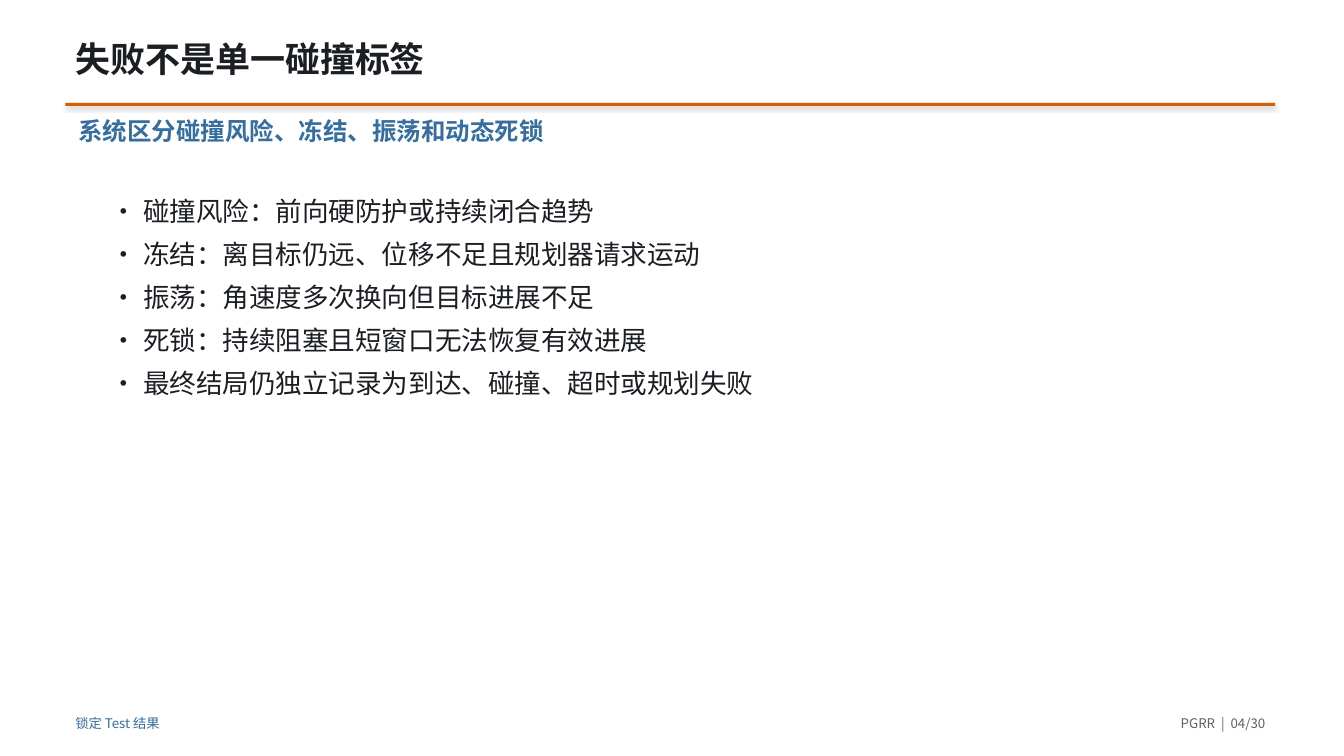
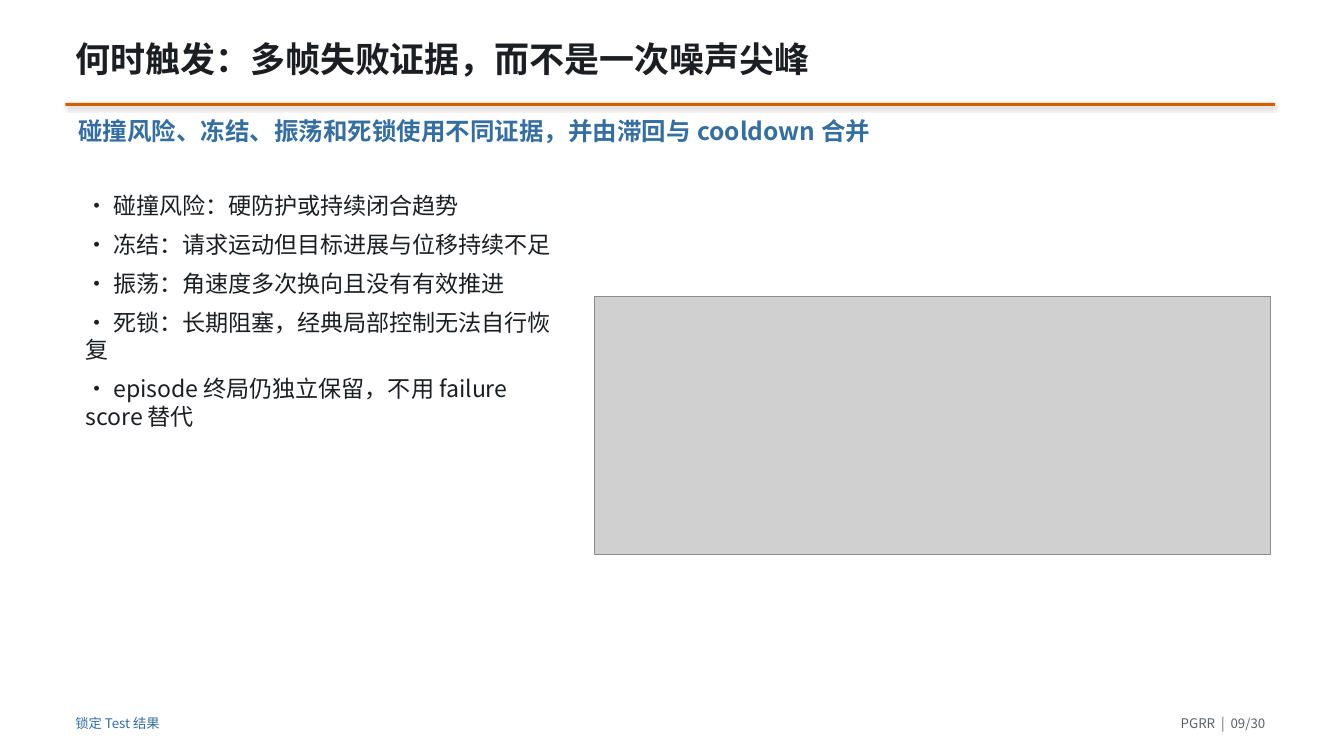
Before and after one commit to CC-robotics/PGRR, a slide deck: slide 9 of presentation/PGRR_report_zh.pptx (slide 4 before the commit). Drawn at 1344x756 pixels with LibreOffice and Linux fonts; fonts in the diff are those of the drawing; grey boxes stand for pictures. Boxes give left, top, right and bottom in pixels: in the first picture for what was removed or moved away, otherwise in the second. Text is boxed around its words. In the diff, an @@ line names an element or a change of style, - is before the commit and + after.

```diff
--- a/presentation/PGRR_report_zh.pptx
+++ b/presentation/PGRR_report_zh.pptx
@@ text at [75,42,809,77]: text changed @@
-失败不是单一碰撞标签
+何时触发：多帧失败证据，而不是一次噪声尖峰
@@ text at [78,119,870,143]: text changed @@
-系统区分碰撞风险、冻结、振荡和动态死锁
+碰撞风险、冻结、振荡和死锁使用不同证据，并由滞回与 cooldown 合并
@@ text at [85,194,551,427]: text changed; size 19 to 16.5 pt @@
-• 碰撞风险：前向硬防护或持续闭合趋势
-• 冻结：离目标仍远、位移不足且规划器请求运动
-• 振荡：角速度多次换向但目标进展不足
-• 死锁：持续阻塞且短窗口无法恢复有效进展
-• 最终结局仍独立记录为到达、碰撞、超时或规划失败
+• 碰撞风险：硬防护或持续闭合趋势
+• 冻结：请求运动但目标进展与位移持续不足
+• 振荡：角速度多次换向且没有有效推进
+• 死锁：长期阻塞，经典局部控制无法自行恢复
+• episode 终局仍独立保留，不用 failure score 替代
@@ picture added at [595,297,1270,556] @@
@@ text at [1181,717,1266,730]: text changed @@
-PGRR | 04/30
+PGRR | 09/30
```
Also in this commit, not shown: 9 other slides changed, 7 slides added, 7 slides removed, 20 other files.
